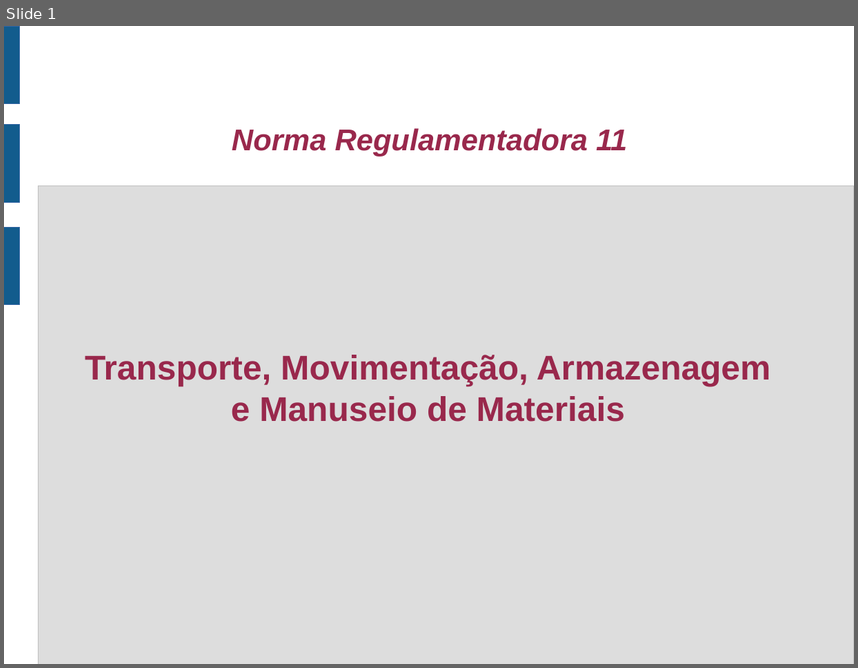
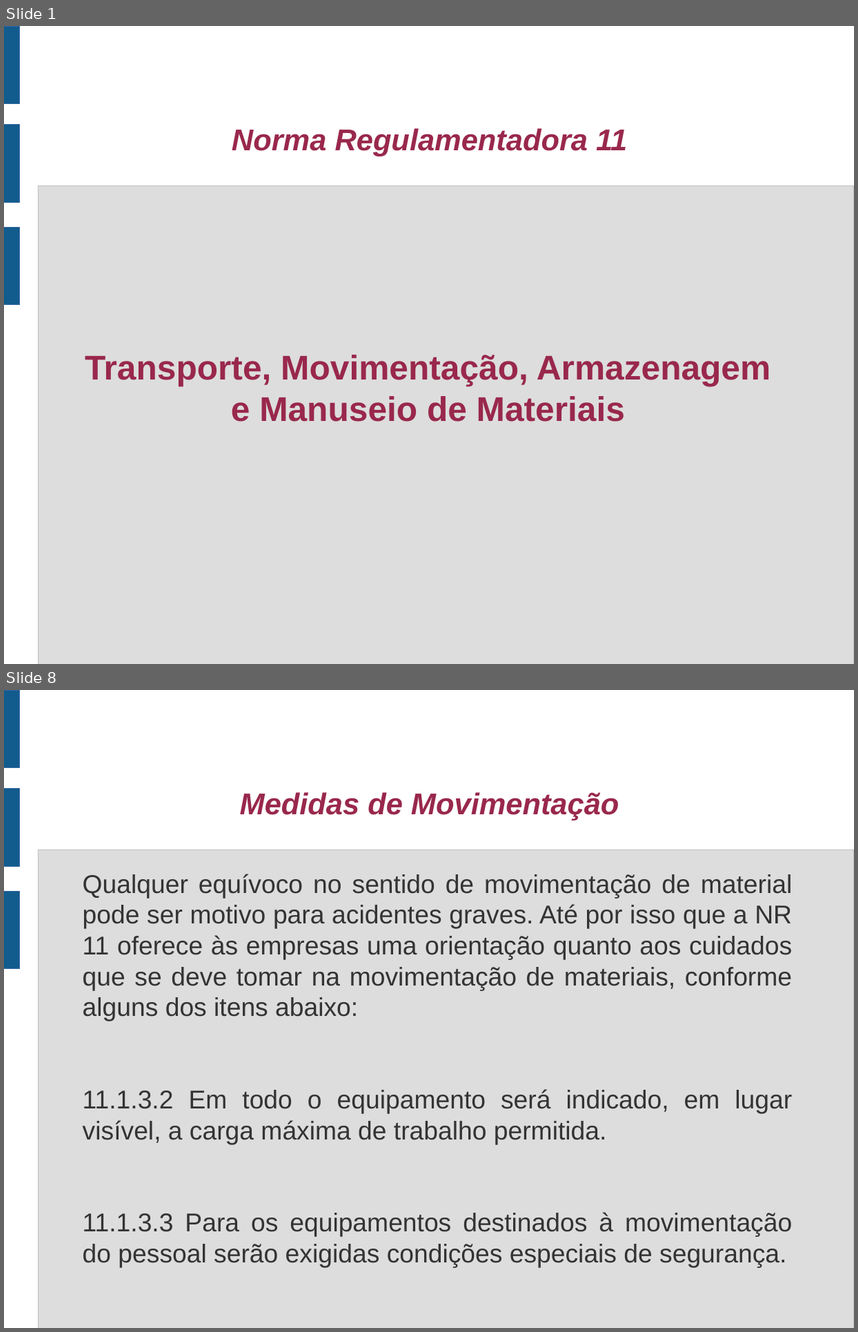
Before and after one commit to jharbes/SEGURANCA-INDUSTRIAL, a slide deck: material_NR11/apresentacaoNR11.odp. Shown one above the other, each under a label of ours: slide 1 before the commit, slides 1 and 8 after it; the slides between them are not shown. The pictures are 858x668 and 858x1332 pixels, drawn with LibreOffice and Linux fonts; fonts in the diff are those of the drawing. Boxes give left, top, right and bottom in pixels: in the first picture for what was removed or moved away, otherwise in the second. Text is boxed around its words. In the diff, an @@ line names an element or a change of style, - is before the commit and + after.

```diff
--- a/material_NR11/apresentacaoNR11.odp
+++ b/material_NR11/apresentacaoNR11.odp
@@ slide 8 added at bbox=[4, 690, 854, 1328], background #FFFFFF; not listed: 4 template elements that a slide beside it also shows @@
@@ title added at bbox=[240, 792, 619, 820], 28 pt, text #99284C, bold, italic @@
+Medidas de Movimentação
@@ text added at bbox=[83, 874, 792, 1267], 24 pt, text #333333 @@
+Qualquer equívoco no sentido de movimentação de material pode ser motivo para acidentes graves. Até por isso que a NR 11 oferece às empresas uma orientação quanto aos cuidados que se deve tomar na movimentação de materiais, conforme alguns dos itens abaixo:
+11.1.3.2 Em todo o equipamento será indicado, em lugar visível, a carga máxima de trabalho permitida.
+11.1.3.3 Para os equipamentos destinados à movimentação do pessoal serão exigidas condições especiais de segurança.
```
Also in this commit, not shown: 3 slides changed, 11 other slides added, 5 slides removed, 2 other files.
